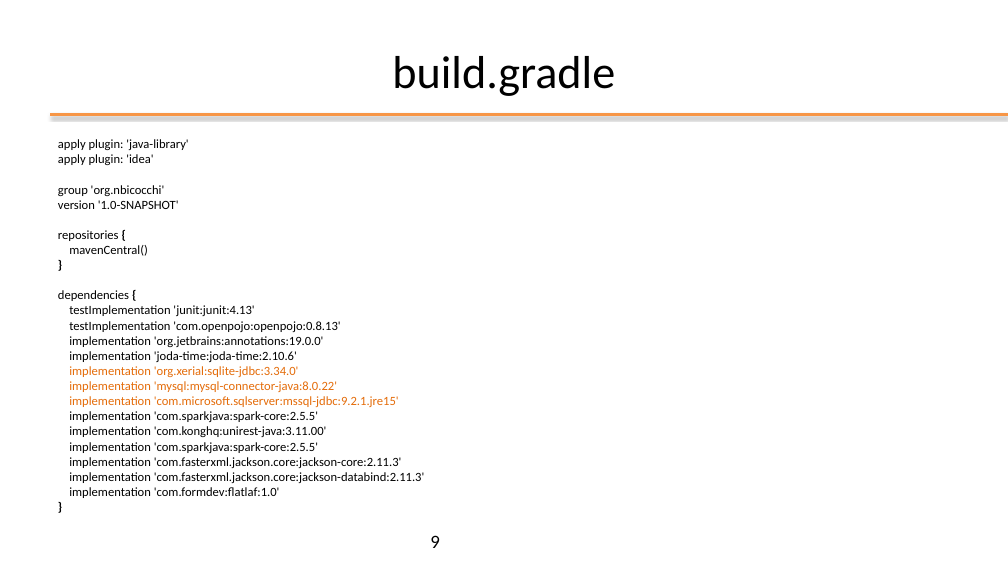
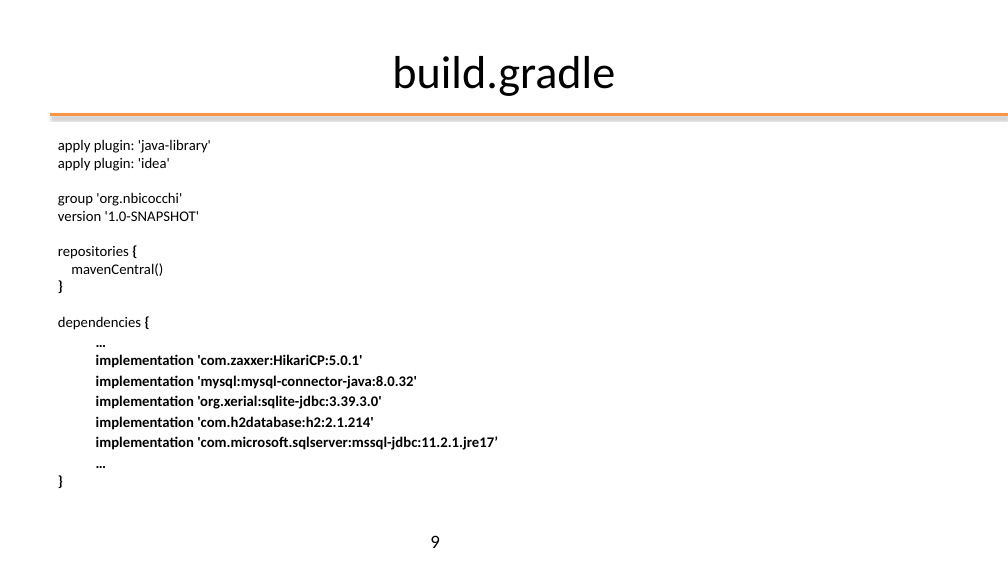
Before and after one commit to nbicocchi/learn-java-core, a slide deck: slide 9 of assets/slides/P2 - Java Data Access (JDBC).pptx. Drawn at 1008x567 pixels with LibreOffice and Linux fonts; fonts in the diff are those of the drawing; background and template pictures are left out. Boxes give left, top, right and bottom in pixels: in the first picture for what was removed or moved away, otherwise in the second. Text is boxed around its words. In the diff, an @@ line names an element or a change of style, - is before the commit and + after.

Commit message:
update

```diff
--- a/assets/slides/P2 - Java Data Access (JDBC).pptx
+++ b/assets/slides/P2 - Java Data Access (JDBC).pptx
@@ text at <box>58,139,498,450</box>: text changed; size 12 to 14 pt; bold on @@
-apply plugin: 'java-library'
-apply plugin: 'idea'
-group 'org.nbicocchi'
-version '1.0-SNAPSHOT'
-repositories {
-mavenCentral()
-}
-dependencies {
-testImplementation 'junit:junit:4.13'
-testImplementation 'com.openpojo:openpojo:0.8.13'
-implementation 'org.jetbrains:annotations:19.0.0'
-implementation 'joda-time:joda-time:2.10.6'
-implementation 'org.xerial:sqlite-jdbc:3.34.0'
-implementation 'mysql:mysql-connector-java:8.0.22'
-implementation 'com.microsoft.sqlserver:mssql-jdbc:9.2.1.jre15'
-implementation 'com.sparkjava:spark-core:2.5.5'
-implementation 'com.konghq:unirest-java:3.11.00'
-implementation 'com.sparkjava:spark-core:2.5.5'
-implementation 'com.fasterxml.jackson.core:jackson-core:2.11.3'
-implementation 'com.fasterxml.jackson.core:jackson-databind:2.11.3'
-implementation 'com.formdev:flatlaf:1.0'
-}
+apply plugin: 'java-library'
+apply plugin: 'idea'
+group 'org.nbicocchi'
+version '1.0-SNAPSHOT'
+repositories {
+mavenCentral()
+}
+dependencies {
+…
+implementation 'com.zaxxer:HikariCP:5.0.1'
+implementation 'mysql:mysql-connector-java:8.0.32'
+implementation 'org.xerial:sqlite-jdbc:3.39.3.0'
+implementation 'com.h2database:h2:2.1.214'
+implementation 'com.microsoft.sqlserver:mssql-jdbc:11.2.1.jre17’
+…
+}
```
Also in this commit, not shown: 10 slides removed.
